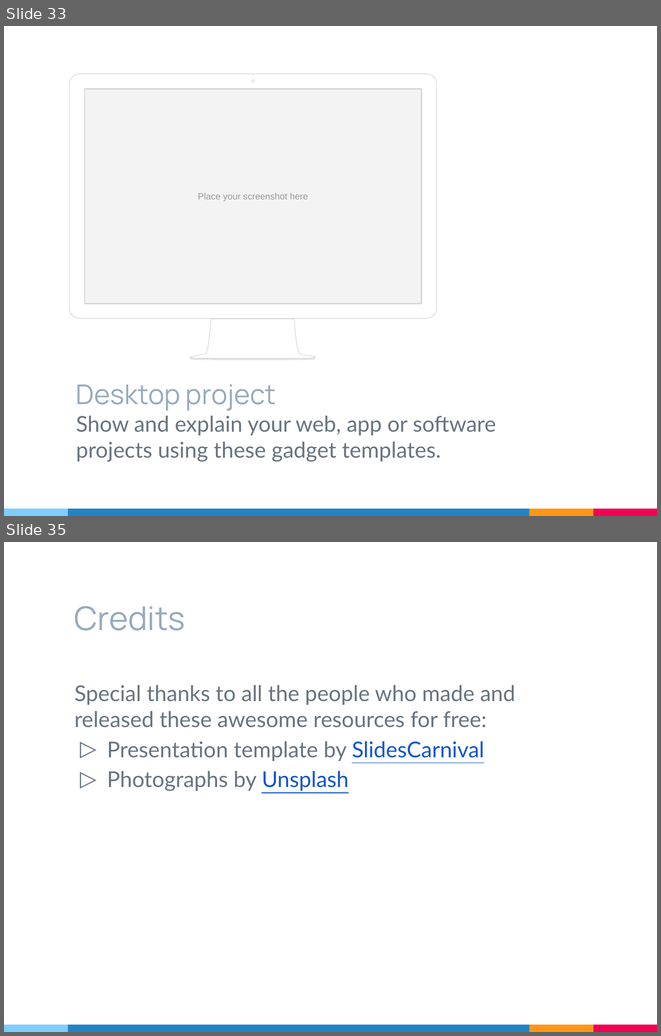
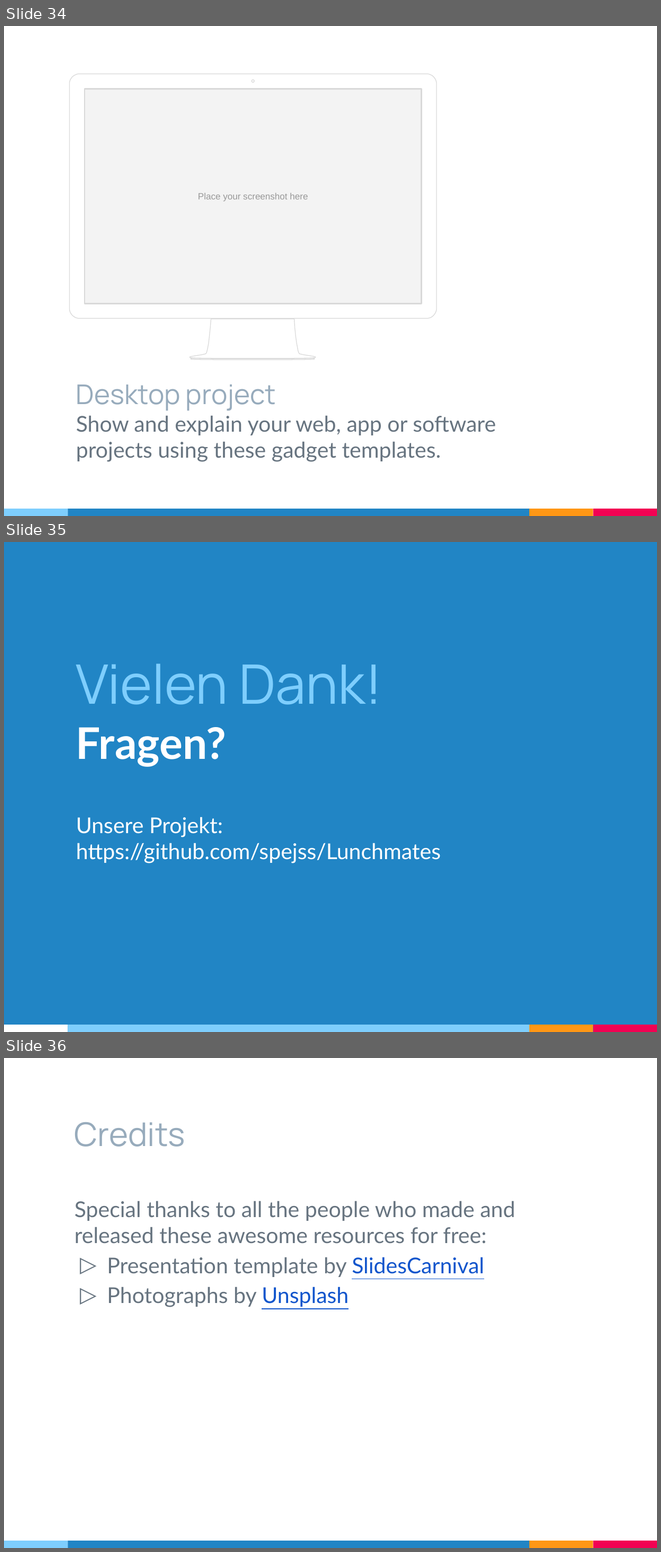
Before and after one commit to mikigraf/Lunchmates, a slide deck: Praesi 1 30 mai.pptx. Shown one above the other, each under a label of ours: slides 33 and 35 before the commit, slides 34, 35 and 36 after it; the slides between them are not shown. The pictures are 661x1036 and 661x1552 pixels, drawn with LibreOffice and Linux fonts; fonts in the diff are those of the drawing. Boxes give left, top, right and bottom in pixels: in the first picture for what was removed or moved away, otherwise in the second. Text is boxed around its words. In the diff, an @@ line names an element or a change of style, - is before the commit and + after.

```diff
--- a/Praesi 1 30 mai.pptx
+++ b/Praesi 1 30 mai.pptx
@@ slide 35 added at (x1=4, y1=542, x2=657, y2=1032), background #2185C5; not listed: 2 template elements that a slide beside it also shows @@
@@ title added at (x1=76, y1=663, x2=382, y2=705), 60 pt, text #7ECEFD @@
+Vielen Dank!
@@ subtitle added at (x1=76, y1=727, x2=226, y2=767), 48 pt, text #FFFFFF, bold @@
+Fragen?
@@ text added at (x1=76, y1=817, x2=441, y2=863), 24 pt, text #FFFFFF @@
+Unsere Projekt:
+https://github.com/spejss/Lunchmates
@@ rectangle added at (x1=4, y1=1024, x2=68, y2=1032), fill #FFFFFF @@
@@ rectangle added at (x1=68, y1=1024, x2=530, y2=1032), fill #7ECEFD @@
@@ what was slide 33 is now slide 34 @@
@@ what was slide 35 is now slide 36 @@
```
Also in this commit, not shown: 2 slides changed, 1 other slide added, 1 slide removed.
